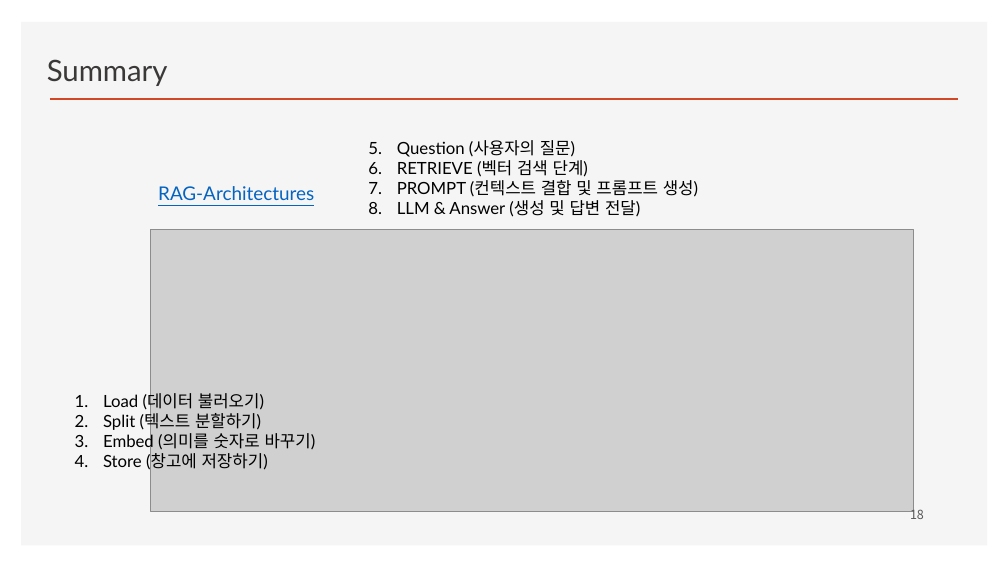
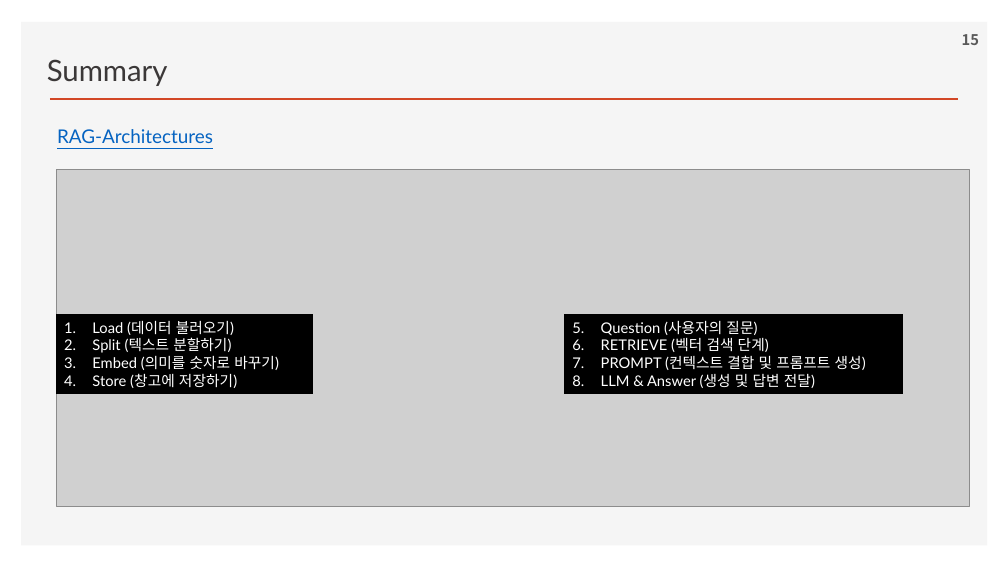
Before and after one commit to ancestor9/2026_Fall_Learning-Langchain-AI-Agent, a slide deck: slide 15 of CHAPTER 2 RAG Part I_Indexing Your Data.pptx (slide 18 before the commit). Drawn at 1008x567 pixels with LibreOffice and Linux fonts; fonts in the diff are those of the drawing; grey boxes stand for pictures; background and template pictures are left out. Boxes give left, top, right and bottom in pixels: in the first picture for what was removed or moved away, otherwise in the second. Text is boxed around its words. In the diff, an @@ line names an element or a change of style, - is before the commit and + after.

```diff
--- a/CHAPTER 2 RAG Part I_Indexing Your Data.pptx
+++ b/CHAPTER 2 RAG Part I_Indexing Your Data.pptx
@@ page number added at [962,34,979,45], 14 pt, text #595959, bold @@
+15
@@ text "RAG-Architectures": place and size @@
-text "RAG-Architectures" at [158,186,314,200]
+text "RAG-Architectures" at [57,129,213,143]
@@ picture: place and size @@
-picture at [150,230,913,511]
+picture at [57,169,969,506]
@@ rectangle "Load (데이터 불러오기)": place and size @@
-rectangle "Load (데이터 불러오기)" at [103,393,316,471]
+rectangle "Load (데이터 불러오기)" at [57,315,313,393]
@@ rectangle "Load (데이터 불러오기)" at [57,315,313,393]: size 16 to 14 pt, text colour #000000 to #FFFFFF; fill none to #000000; outline none to #000000 0.75 pt dashed @@
@@ rectangle "Question (사용자의 질문)" at [565,315,902,393]: size 16 to 14 pt, text colour #000000 to #FFFFFF; fill none to #000000; outline none to #000000 0.75 pt dashed @@
@@ rectangle "Question (사용자의 질문)": place and size @@
-rectangle "Question (사용자의 질문)" at [397,140,698,217]
+rectangle "Question (사용자의 질문)" at [565,315,902,393]
@@ page number removed at [910,506,924,519] @@
-18
```
Also in this commit, not shown: 16 other slides changed, 3 slides removed.
